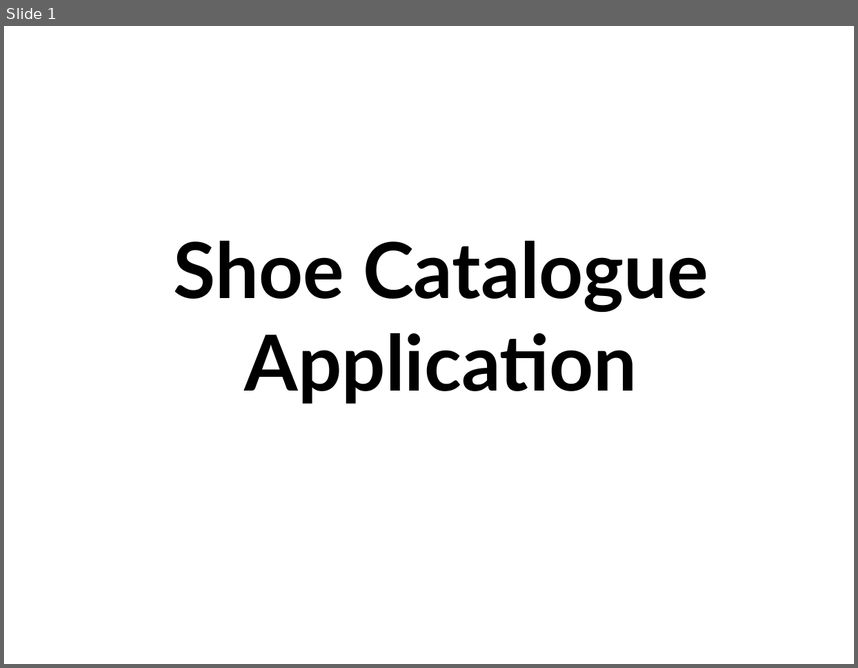
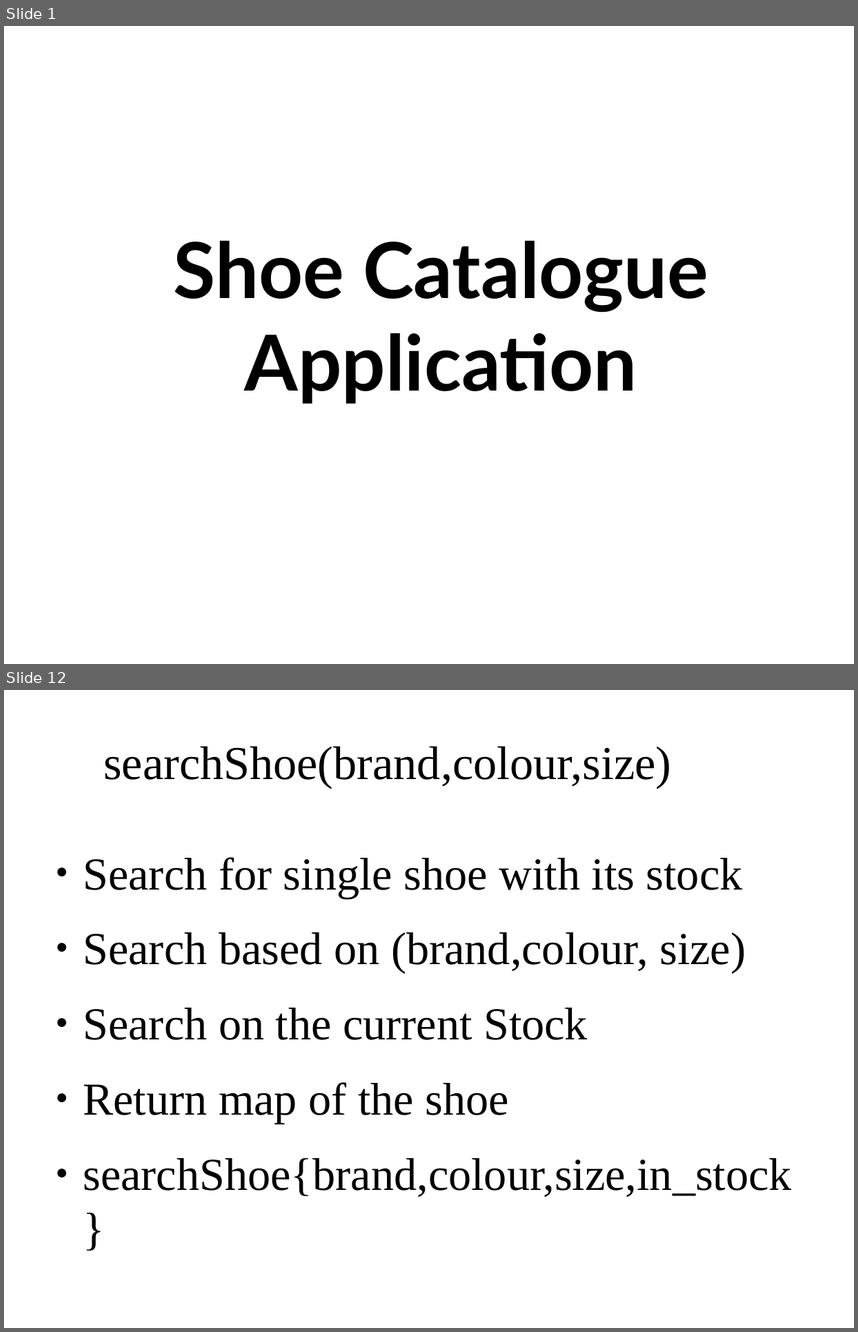
Before and after one commit to TaSiya/shoe, a slide deck: project presentation.odp. Shown one above the other, each under a label of ours: slide 1 before the commit, slides 1 and 12 after it; the slides between them are not shown. The pictures are 858x668 and 858x1332 pixels, drawn with LibreOffice and Linux fonts; fonts in the diff are those of the drawing; background and template pictures are left out. Boxes give left, top, right and bottom in pixels: in the first picture for what was removed or moved away, otherwise in the second. Text is boxed around its words. In the diff, an @@ line names an element or a change of style, - is before the commit and + after.

```diff
--- a/project presentation.odp
+++ b/project presentation.odp
@@ slide 12 added at [4, 690, 854, 1328], background picture (left out) @@
@@ title added at [103, 746, 672, 789], 44 pt, text #000000 @@
+searchShoe(brand,colour,size)
@@ text added at [83, 857, 791, 1196], 42.7 pt, text #000000 @@
+● Search for single shoe with its stock
+● Search based on (brand,colour, size)
+● Search on the current Stock
+● Return map of the shoe
+● searchShoe{brand,colour,size,in_stock}
```
Also in this commit, not shown: 2 slides changed, 9 other slides added, 3 other files.
